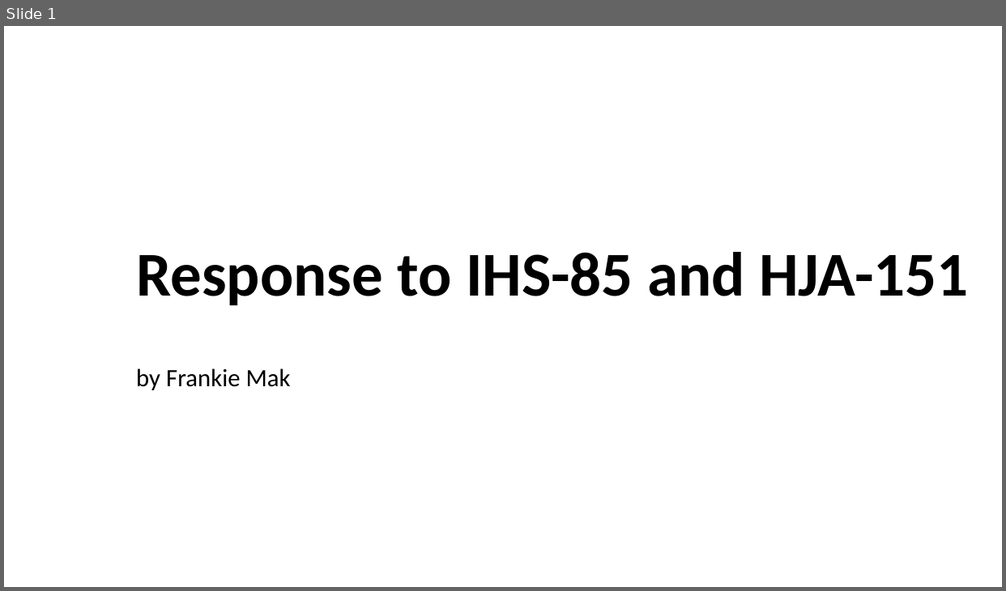
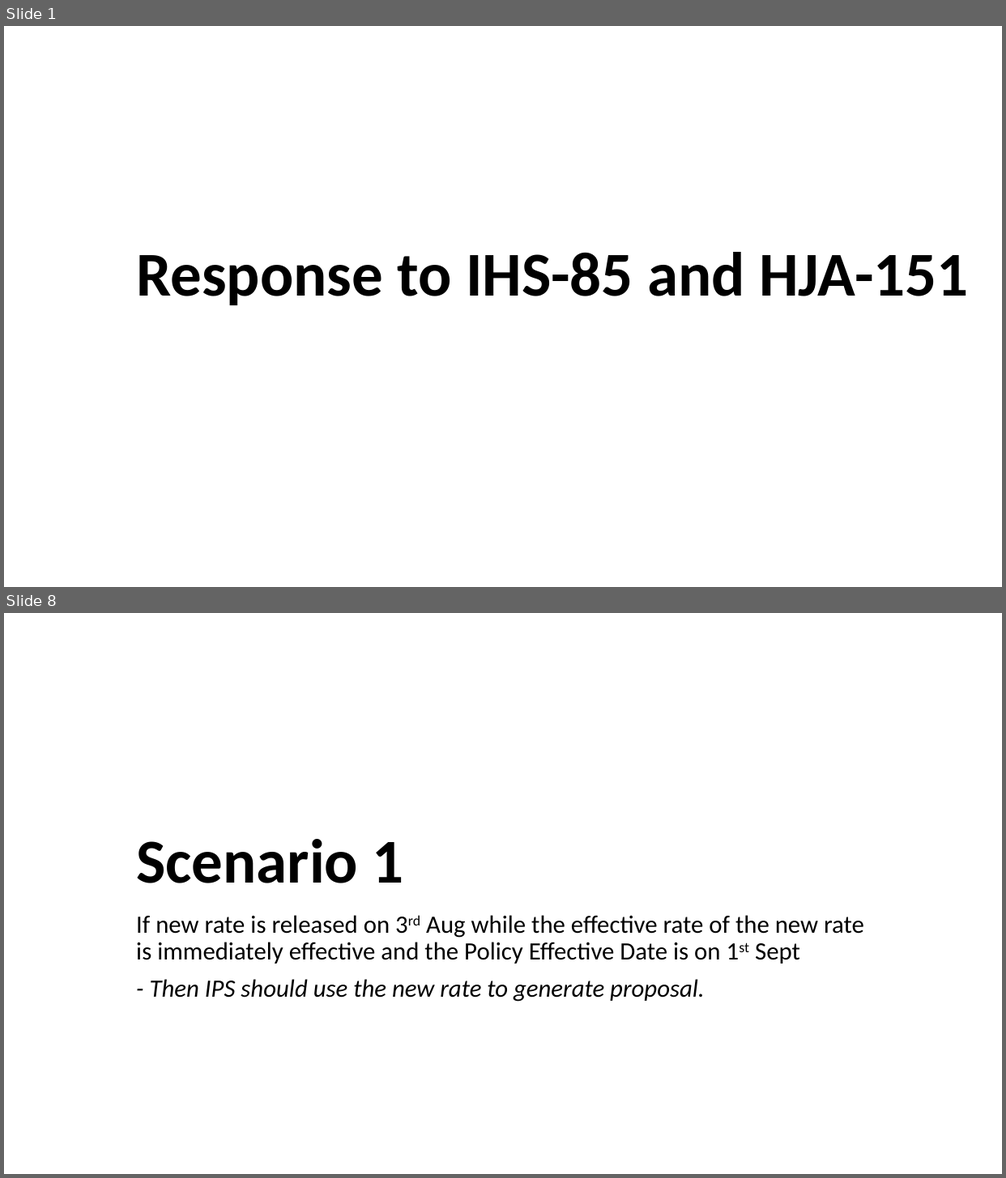
Before and after one commit to frankiemak/general, a slide deck: Presentation1.pptx. Shown one above the other, each under a label of ours: slide 1 before the commit, slides 1 and 8 after it; the slides between them are not shown. The pictures are 1006x591 and 1006x1178 pixels, drawn with LibreOffice and Linux fonts; fonts in the diff are those of the drawing. Boxes give left, top, right and bottom in pixels: in the first picture for what was removed or moved away, otherwise in the second. Text is boxed around its words. In the diff, an @@ line names an element or a change of style, - is before the commit and + after.

```diff
--- a/Presentation1.pptx
+++ b/Presentation1.pptx
@@ slide 8 added at <box>4,613,1002,1174</box>, background #FFFFFF @@
@@ title added at <box>136,839,404,884</box>, 60 pt, text #000000, bold @@
+Scenario 1
@@ subtitle added at <box>136,915,864,1002</box>, 24 pt, text #000000 @@
+If new rate is released on 3rd Aug while the effective rate of the new rate is immediately effective and the Policy Effective Date is on 1st Sept
+- Then IPS should use the new rate to generate proposal.
@@ slide 1 changed as well @@
@@ subtitle removed at <box>136,369,291,390</box> @@
-by Frankie Mak
```
Also in this commit, not shown: 3 other slides changed, 6 other slides added, 4 slides removed.
